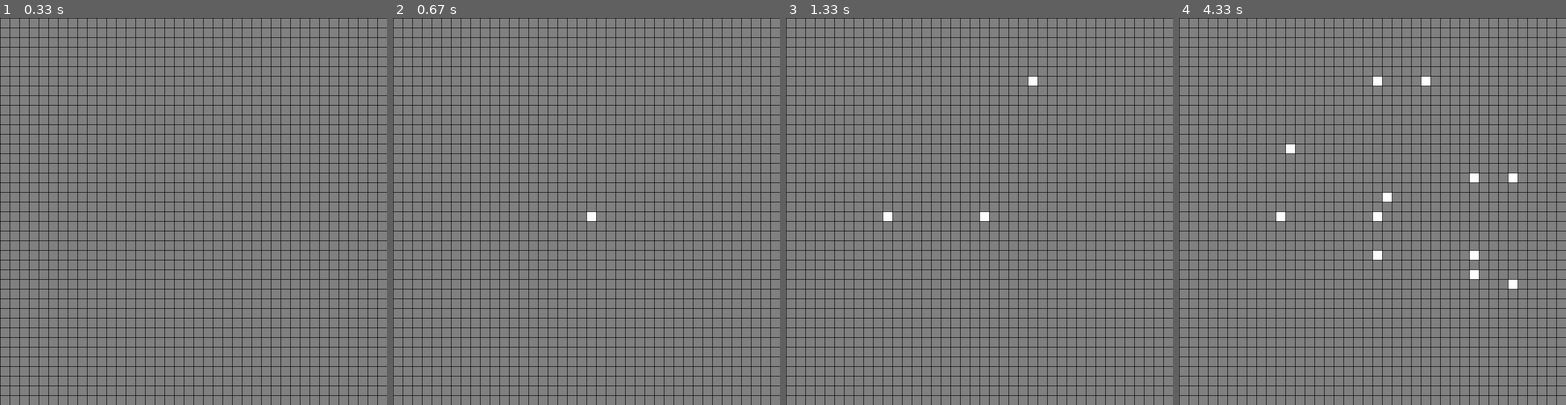
Above: before the commit, frames 1-4 (left to right).
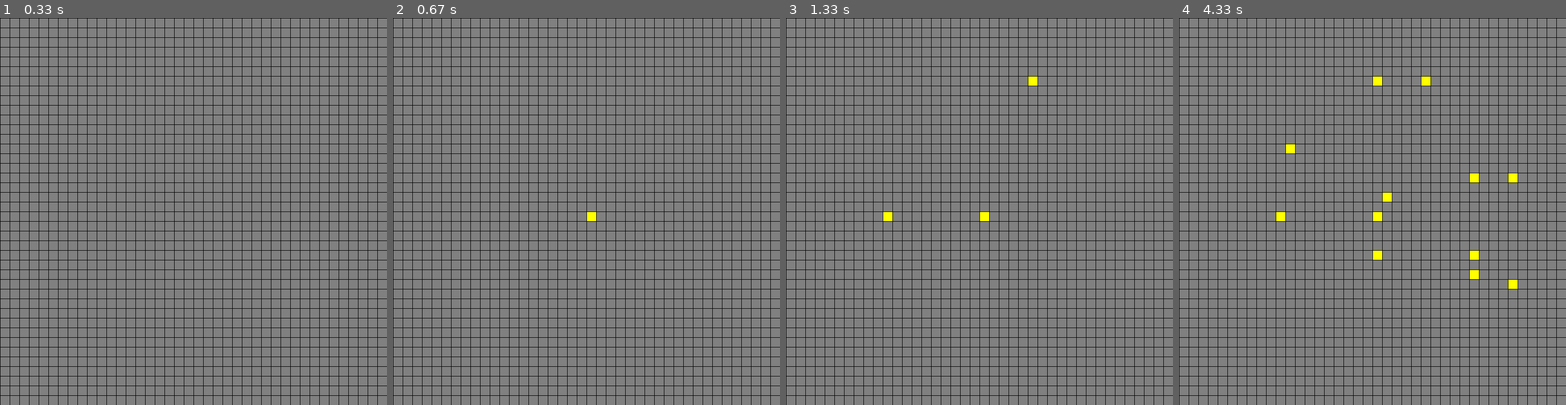
Above: after the commit, the same moments.

Repository: venomusblood568/Project5
Game: pygame game, started from GAME_OF_LIFE/main.py
Two runs of this game, one before a commit and one after it. Both use one fixed random seed, a clock stepped at 60 frames per second and the inputs below.
Inputs (mouse positions are in pixels of both pictures, inside the frame that each line leads up to):
- Up to frame 1 (0.33 s): no input
- Up to frame 2 (0.67 s): click (586, 211) at 0.38 s
- Up to frame 3 (1.33 s): click (886, 215) at 0.72 s; click (1037, 76) at 1.05 s
- Up to frame 4 (4.33 s): click (1380, 79) at 1.38 s; click (1376, 254) at 1.72 s; click (1473, 273) at 2.05 s; click (1473, 176) at 2.38 s; click (1511, 180) at 2.72 s; click (1507, 288) at 3.05 s; click (1387, 196) at 3.38 s; click (1287, 141) at 3.72 s; click (1476, 254) at 4.05 s

Frame 1 is identical in both runs. In frame 2, less than 0.1% of the frame differs, in the area x 50-53%, y 50-53%; in frame 3, 0.2%; in frame 4, 0.7%, in the area x 25-88%, y 15-70%.

Commit message:
Update main.py
Signed-off-by: Gourav anand <90522738+venomusblood568@users.noreply.github.com>

Diff:
--- a/GAME_OF_LIFE/main.py
+++ b/GAME_OF_LIFE/main.py
@@ -6,7 +6,7 @@
 # color scheme of the frame
 black = (0, 0, 0)
 grey = (128, 128, 128)
-yellow = (255, 255, 255)
+yellow = (255, 255, 0)
 
 # basic setting of the frame
 width, height = 800, 800
